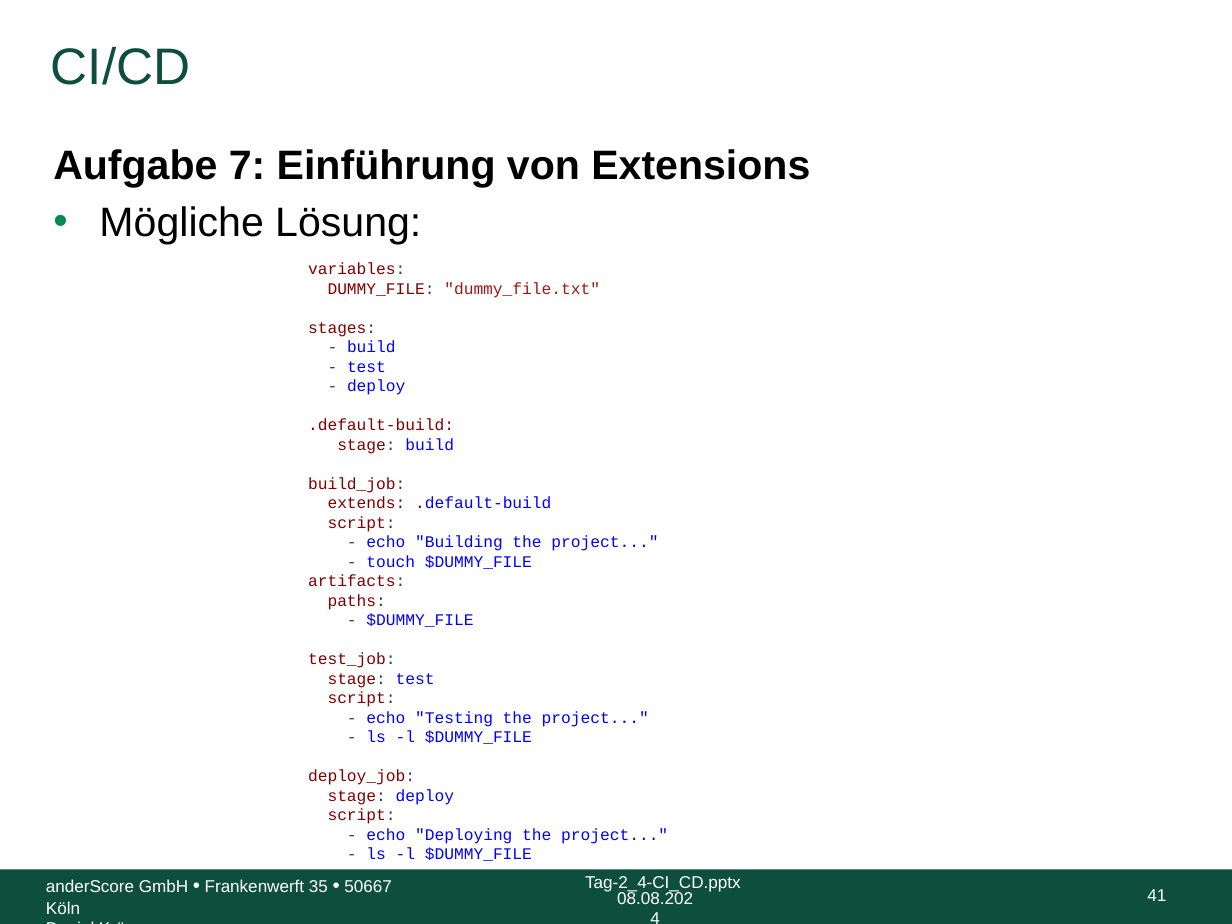
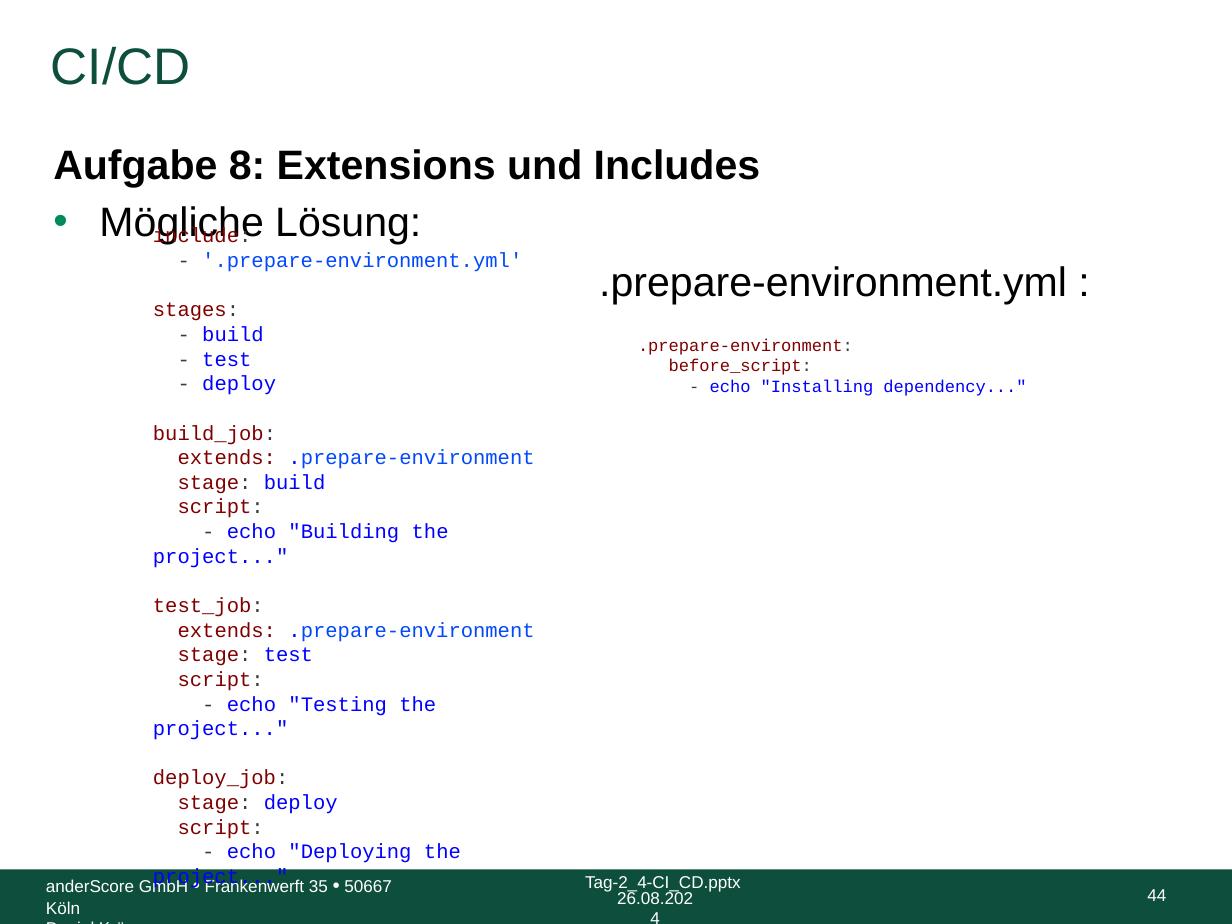
Before and after one commit to anderscore-gmbh/gitlab, a slide deck: slide 44 of slides/Tag-2_4-CI_CD.pptx (slide 41 before the commit). Drawn at 1232x924 pixels with LibreOffice and Linux fonts; fonts in the diff are those of the drawing; background and template pictures are left out. Boxes give left, top, right and bottom in pixels: in the first picture for what was removed or moved away, otherwise in the second. Text is boxed around its words. In the diff, an @@ line names an element or a change of style, - is before the commit and + after.

Commit message:
Überarbeitung GitlabCI-Aufgaben

```diff
--- a/slides/Tag-2_4-CI_CD.pptx
+++ b/slides/Tag-2_4-CI_CD.pptx
@@ text at [53,149,761,187]: text changed @@
-Aufgabe 7: Einführung von Extensions
+Aufgabe 8: Extensions und Includes
@@ text "include:": place and size @@
-text "include:" at [308,262,668,861]
+text "include:" at [153,252,534,863]
@@ text at [202,252,522,272]: text changed; size 9.5 to 12 pt; text colour #800000 to #0249FC @@
-variables:
-DUMMY_FILE: "dummy_file.txt"
+include:
+- '.prepare-environment.yml'
@@ text added at [599,266,1067,304], 24 pt, text #000000 @@
+.prepare-environment.yml :
@@ text at [153,302,461,863]: size 9.5 to 12 pt in "stages:", "- build", "- test", "- deploy" and 11 more places @@
@@ text added at [638,338,1026,396], 10 pt, text #800000 @@
+.prepare-environment:
+before_script:
+- echo "Installing dependency..."
@@ text at [153,425,534,469]: text changed; size 9.5 to 12 pt; text colour #800000 to #0249FC @@
-.default-build:
+build_job:
+extends: .prepare-environment
@@ text at [308,477,551,509]: paragraphs removed @@
-build_job:
-extends: .default-build
@@ text at [308,555,532,627]: paragraphs removed @@
-- touch $DUMMY_FILE
-artifacts:
-paths:
-- $DUMMY_FILE
@@ text at [178,622,534,642]: paragraph added @@
+extends: .prepare-environment
@@ text at [366,730,532,744]: paragraph removed @@
-- ls -l $DUMMY_FILE
@@ text at [366,847,532,861]: paragraph removed @@
-- ls -l $DUMMY_FILE
@@ text at [617,890,693,904]: text changed @@
-08.08.2024
+26.08.2024
@@ page number at [1147,889,1166,901]: text changed @@
-41
+44
```
Also in this commit, not shown: 46 other slides changed.
